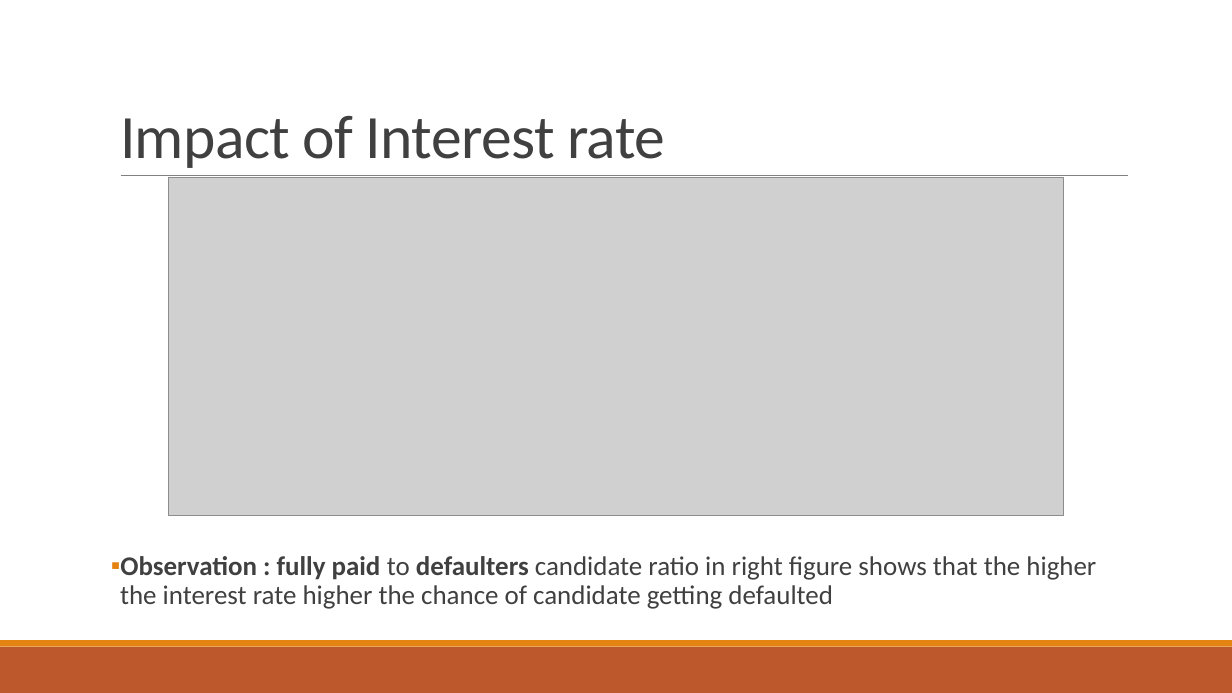
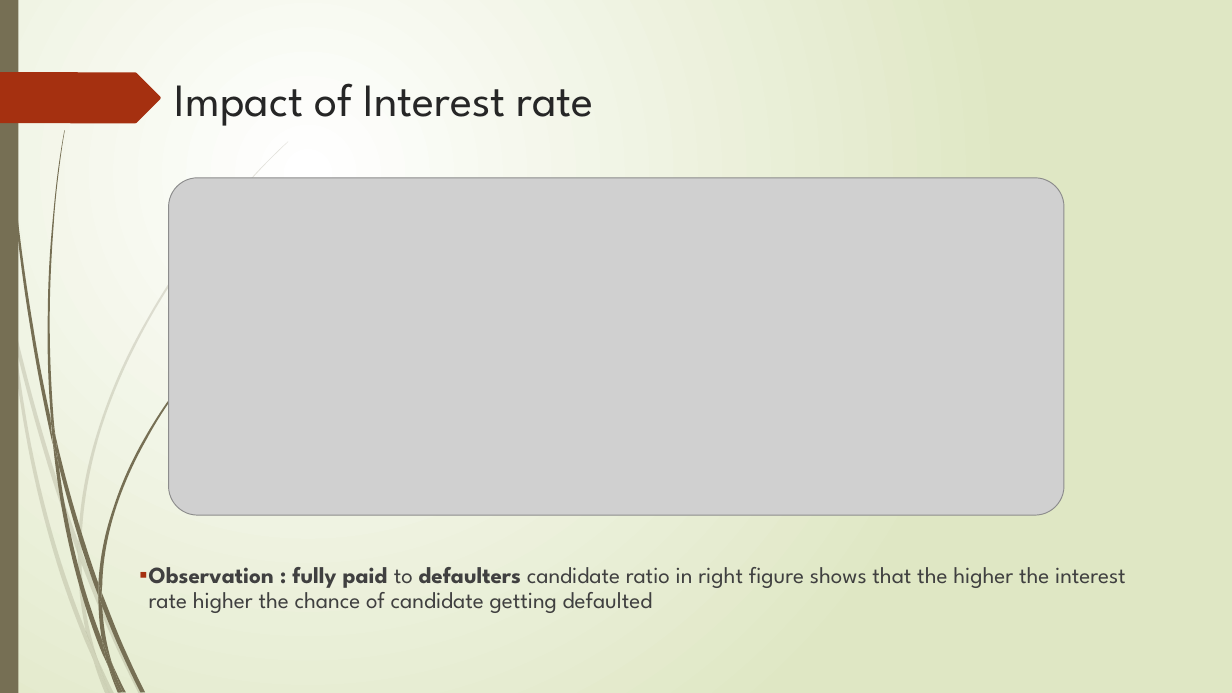
Before and after one commit to bitz-chauhan/lending_club_case_study, a slide deck: slide 9 of Lending Club Case Study.pptx. Drawn at 1232x693 pixels with LibreOffice and Linux fonts; fonts in the diff are those of the drawing; grey boxes stand for pictures. Boxes give left, top, right and bottom in pixels: in the first picture for what was removed or moved away, otherwise in the second. Text is boxed around its words. In the diff, an @@ line names an element or a change of style, - is before the commit and + after.

Commit message:
theme update

```diff
--- a/Lending Club Case Study.pptx
+++ b/Lending Club Case Study.pptx
@@ background #FFFFFF to gradient #FFFFFF to #DFE8C4 @@
@@ rectangle added at <box>0,0,18,693</box>, fill #766F54 @@
@@ freeform shape added at <box>0,72,161,123</box>, fill #A53010 @@
@@ title "Impact of Interest rate": place and size @@
-title "Impact of Interest rate" at <box>120,116,665,168</box>
+title "Impact of Interest rate" at <box>175,83,594,126</box>
@@ title "Impact of Interest rate" at <box>175,83,594,126</box>: size 48 to 36 pt, font Calibri to League Spartan, text colour #404040 to #262626, letter spacing -0.5 to 0 pt; line spacing 0.85 to 1; vertical alignment bottom to top @@
@@ line removed from (121, 176) to (1128, 176) @@
@@ text "Observation : fully paid to ...": place and size @@
-text "Observation : fully paid to ..." at <box>120,556,1096,609</box>
+text "Observation : fully paid to ..." at <box>149,567,1126,613</box>
@@ text "Observation : fully paid to ..." at <box>149,567,1126,613</box>: size 21 to 18 pt, font Calibri to League Spartan; bullet colour #E48312 to #A53010 @@
@@ rectangle removed at <box>0,647,1232,693</box> @@
@@ rectangle removed at <box>0,640,1232,647</box> @@
@@ group added at <box>0,141,288,693</box>: 10 freeform shapes @@
@@ group added at <box>3,0,240,693</box>: 12 freeform shapes @@
```
Also in this commit, not shown: 13 other slides changed.
